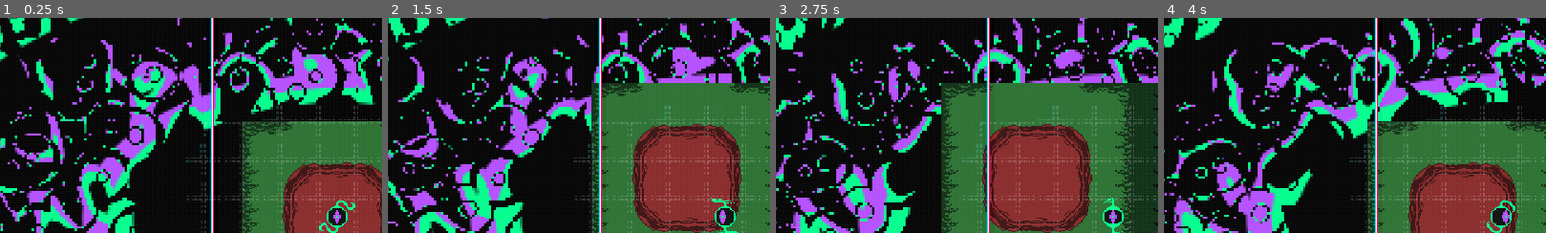
Above: before the commit, frames 1-4 (left to right).
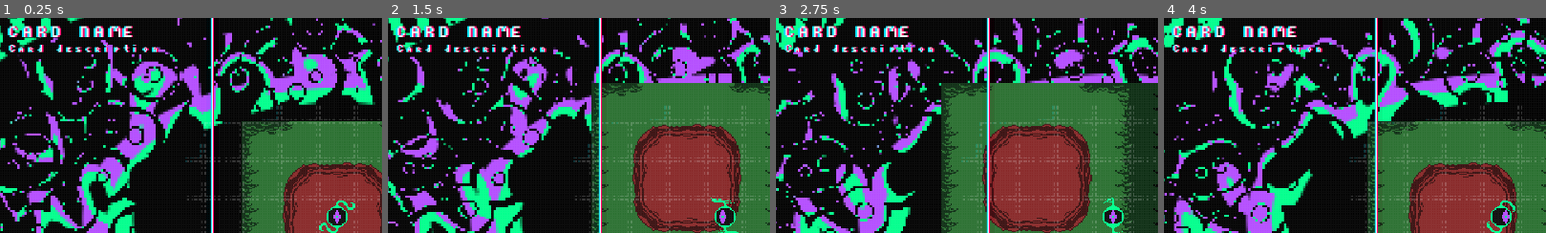
Above: after the commit, the same moments.

Repository: FaunaPolaris/HomeMadeCCG
Game: Godot game, scene res://scenes/main_screen.tscn
The game is run twice, just before and just after one commit, with the same random seed, the same clock (stepped at 60 frames per second) and the same inputs.
Inputs (mouse positions are % of the whole screen's width and height, from its top left):
- Up to frame 1 (0.25 s): no input
- Up to frame 2 (1.5 s): tap Enter at 0.5 s; move the mouse to (72, 45) at 0.52 s; hold Right (ui_right) 0.53-1.28 s; move the mouse to (30, 55) at 1.27 s; hold Down (ui_down) from 1.28 s (still down)
- Up to frame 3 (2.75 s): move the mouse to (60, 28) at 2.02 s; release Down (ui_down) at 2.03 s; hold Right (ui_right) from 2.03 s (still down)
- Up to frame 4 (4 s): move the mouse to (45, 70) at 2.77 s; release Right (ui_right) at 2.78 s; hold Up (ui_up) 2.78-3.53 s; move the mouse to (80, 65) at 3.52 s; hold Left (ui_left) from 3.53 s (still down)
The pictures show only the part of the screen within x 6-56%, y 4-54%; the shares and areas given below are measured in that part.

The runs differ from the first frame. In frame 1, 1.7% of the frame differs, in the area x 2-42%, y 3-16%; in frame 2, 1.7%; in frame 3, 1.7%; in frame 4, 1.7%.

Commit message:
card interface sources: card base, element icons, pixel font label resources
Fauna's asset drops that the card interface builds on: card_base.aseprite
with one layer per card part, the 9-element 12x12 icon tileset, the
TinyPixels bitmap font with header/body LabelSettings, and the
card_position layer marking where card lists live on the screen.

Co-Authored-By: Claude Fable 5 <noreply@anthropic.com>

Diff:
--- /dev/null
+++ b/resources/label/body_text.tres
@@ -0,0 +1,7 @@
+[gd_resource type="LabelSettings" format=3 uid="uid://dyjtyjakfxgxq"]
+
+[ext_resource type="FontFile" uid="uid://ivjrsbl7nb3d" path="res://assets/fonts/TinyPixels.png" id="1_nvpj5"]
+
+[resource]
+font = ExtResource("1_nvpj5")
+font_size = 8
--- /dev/null
+++ b/resources/label/header_text.tres
@@ -0,0 +1,7 @@
+[gd_resource type="LabelSettings" format=3 uid="uid://coefi4u01llir"]
+
+[ext_resource type="FontFile" uid="uid://ivjrsbl7nb3d" path="res://assets/fonts/TinyPixels.png" id="1_uvljv"]
+
+[resource]
+font = ExtResource("1_uvljv")
+font_size = 12
--- a/scenes/main_screen.tscn
+++ b/scenes/main_screen.tscn
@@ -4,6 +4,8 @@
 [ext_resource type="Shader" uid="uid://by0kyii641h7y" path="res://resources/shaders/clouds.gdshader" id="1_kusfh"]
 [ext_resource type="Script" uid="uid://c3kak3pssd0um" path="res://script/main.gd" id="1_lushf"]
 [ext_resource type="PackedScene" uid="uid://crukba5pbvox2" path="res://scenes/cheat_menu.tscn" id="2_cheat"]
+[ext_resource type="LabelSettings" uid="uid://coefi4u01llir" path="res://resources/label/header_text.tres" id="5_a46j4"]
+[ext_resource type="LabelSettings" uid="uid://dyjtyjakfxgxq" path="res://resources/label/body_text.tres" id="6_23dc1"]
 
 [sub_resource type="Gradient" id="Gradient_lushf"]
 offsets = PackedFloat32Array(0.1456693, 0.16929133, 0.22047244, 0.22834645, 0.42125985, 0.46456692, 0.5511811, 0.8543307)
@@ -77,3 +79,21 @@
 [node name="Camera2D" type="Camera2D" parent="." unique_id=343472254]
 
 [node name="cheat_menu" parent="." unique_id=1993027544 instance=ExtResource("2_cheat")]
+
+[node name="Label" type="Label" parent="." unique_id=637713310]
+z_index = 5
+offset_left = -276.33334
+offset_top = -161.33334
+offset_right = 27.666656
+offset_bottom = -138.33334
+text = "CARD NAME"
+label_settings = ExtResource("5_a46j4")
+
+[node name="Label2" type="Label" parent="." unique_id=634846402]
+z_index = 5
+offset_left = -275.33334
+offset_top = -144.66666
+offset_right = 28.666656
+offset_bottom = -121.66666
+text = "Card description"
+label_settings = ExtResource("6_23dc1")
Binary file changed: assets/fonts/TinyPixels.aseprite
Binary file added: assets/fonts/TinyPixels.png
Not shown, added: assets/fonts/TinyPixels.png.import
Binary file added: assets/information/elements.aseprite
Binary file added: assets/information/elements.png
Not shown, added: assets/information/elements.png.import
Binary file added: assets/interface/cards/card_base.aseprite
Binary file changed: assets/interface/fullScreen.aseprite
Binary file added: assets/interface/icons/elements.aseprite
Binary file added: assets/interface/icons/elements.png
Not shown, added: assets/interface/icons/elements.png.import
